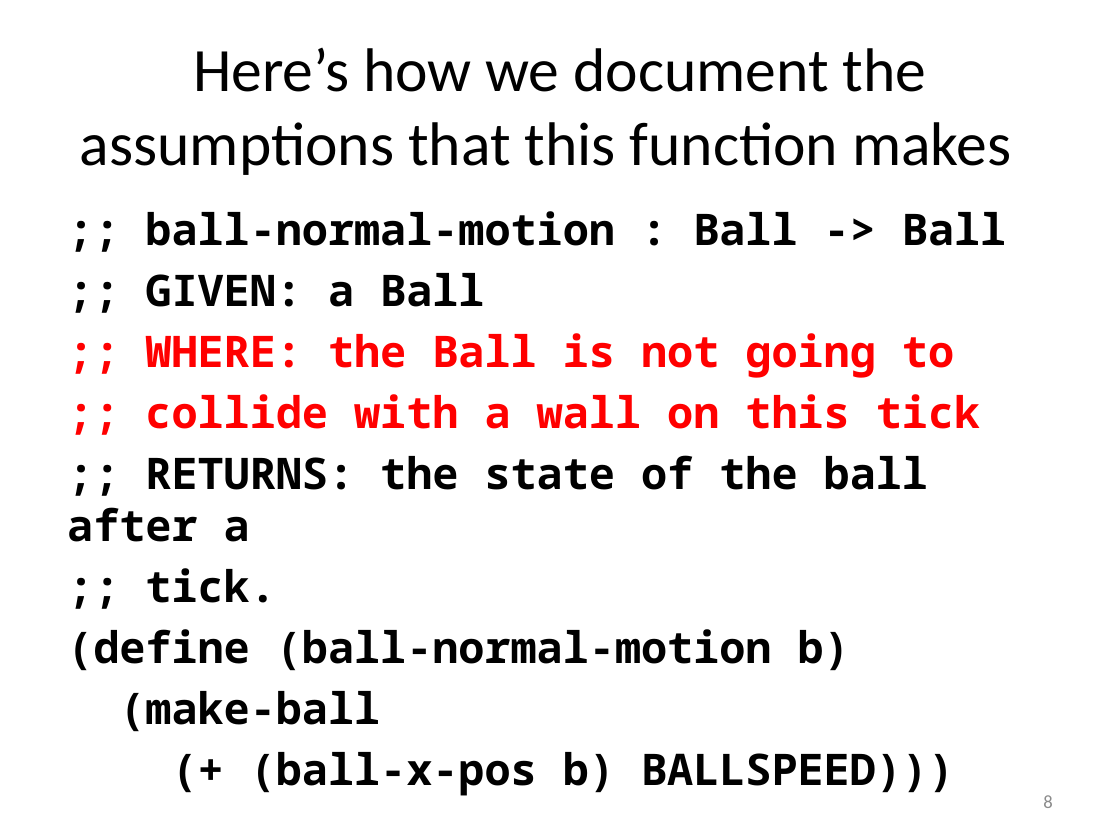
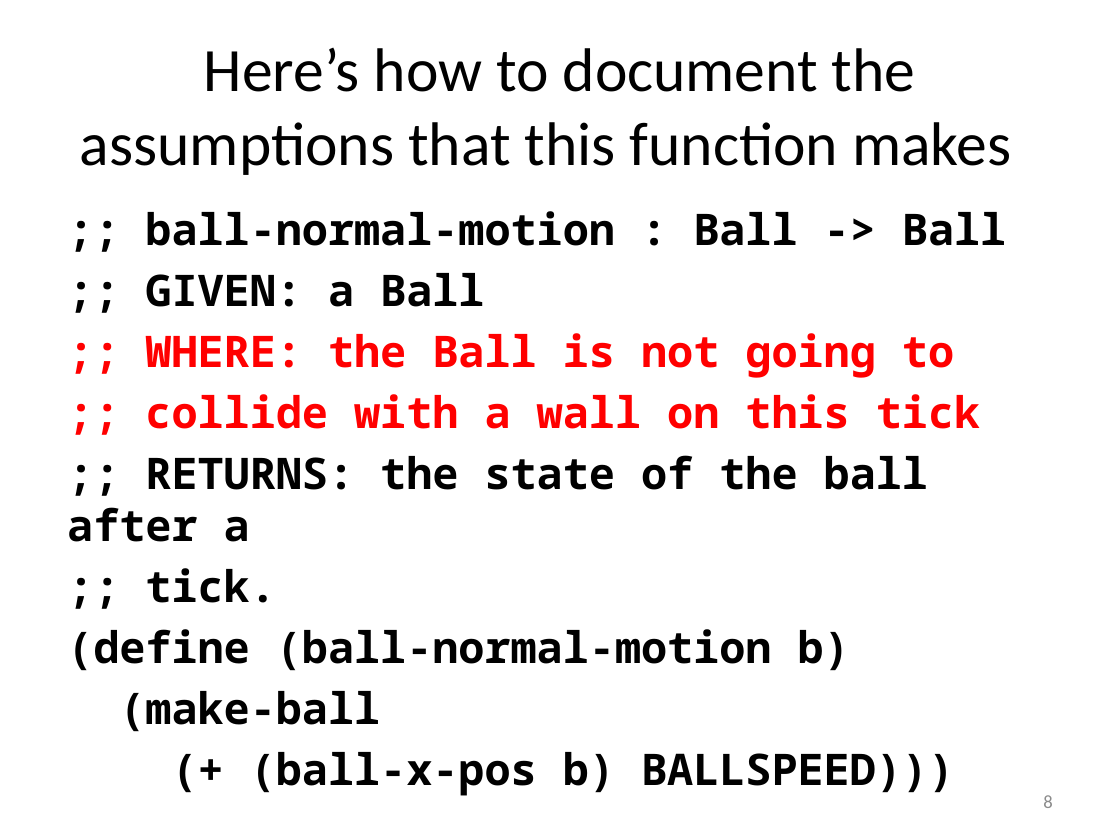
Before and after one commit to mwand/cs5010f17, a slide deck: slide 8 of Slides/Lesson 7.1-7.3 Invariants Combined.pptx. Drawn at 1120x840 pixels with LibreOffice and Linux fonts; fonts in the diff are those of the drawing. Boxes give left, top, right and bottom in pixels: in the first picture for what was removed or moved away, otherwise in the second. Text is boxed around its words. In the diff, an @@ line names an element or a change of style, - is before the commit and + after.

```diff
--- a/Slides/Lesson 7.1-7.3 Invariants Combined.pptx
+++ b/Slides/Lesson 7.1-7.3 Invariants Combined.pptx
@@ title at [80, 48, 1011, 175]: text changed @@
-Here’s how we document the assumptions that this function makes
+Here’s how to document the assumptions that this function makes
```
Also in this commit, not shown: 8 other slides changed, 4 slides added.
